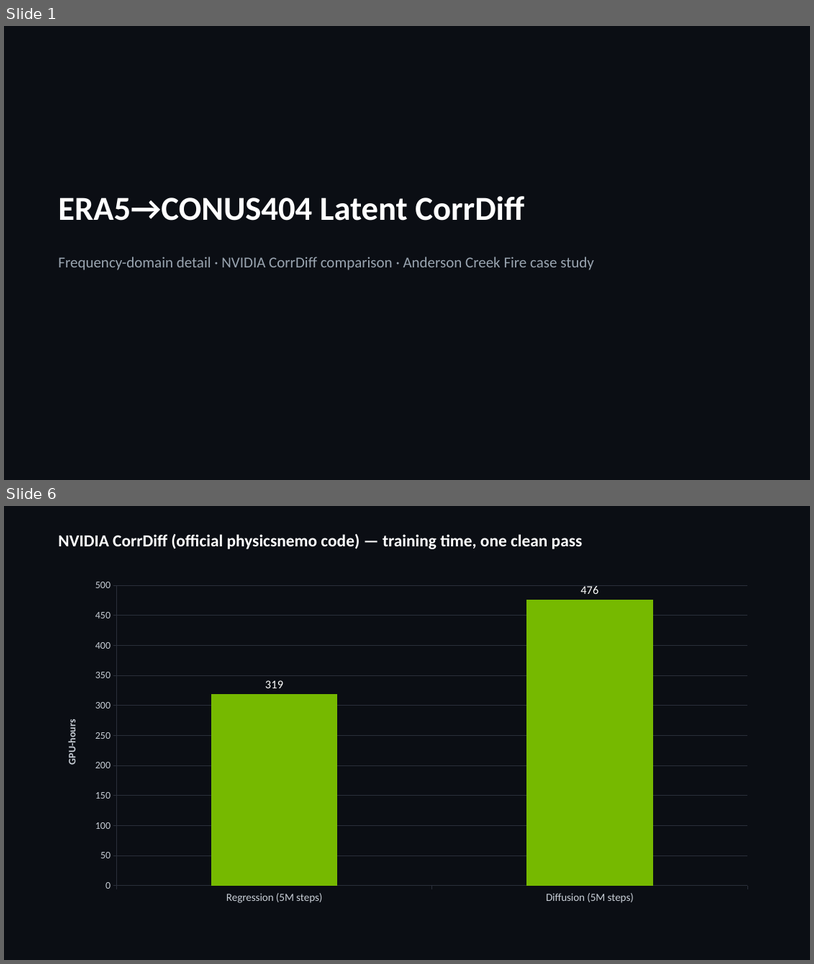
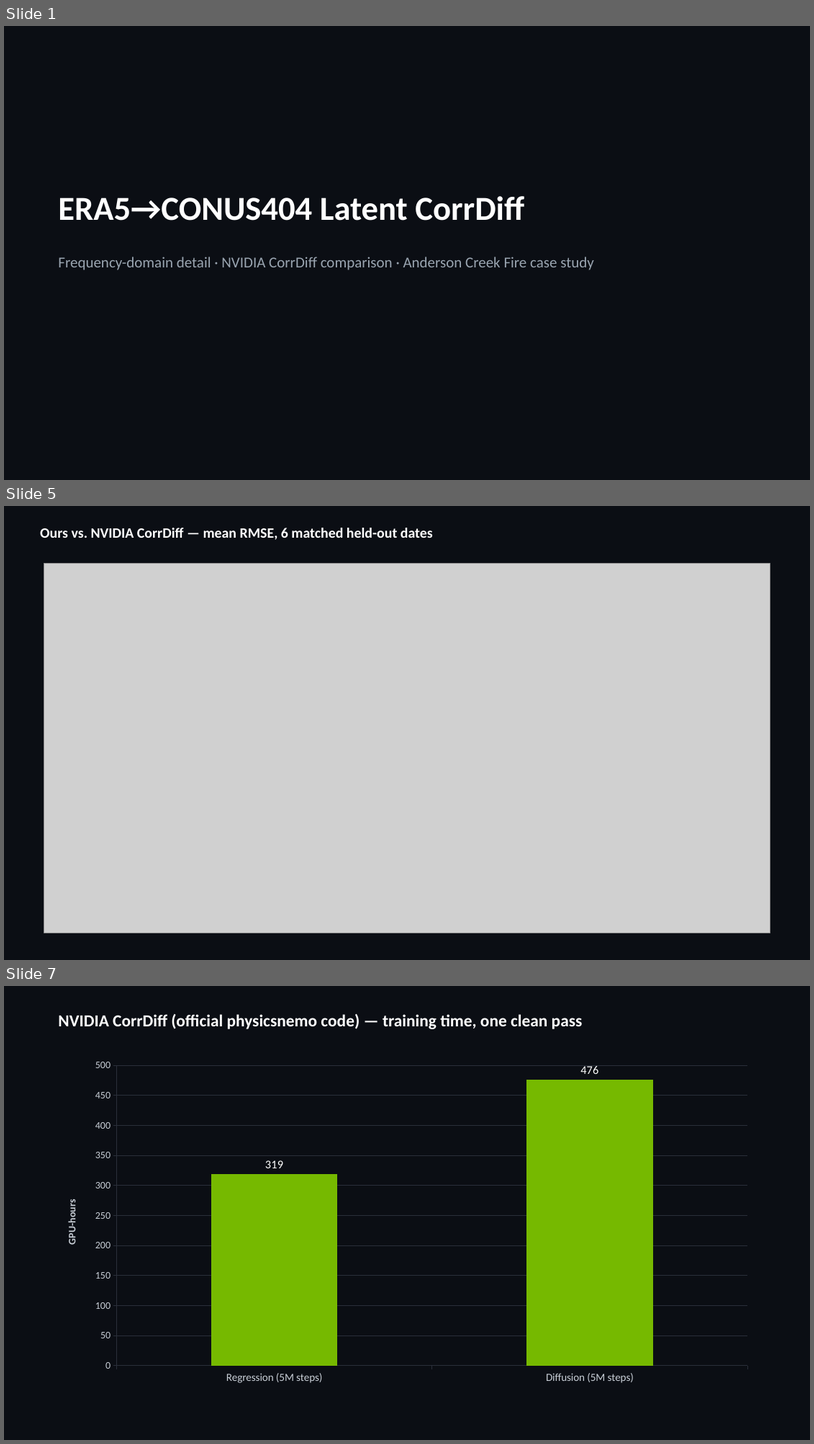
Before and after one commit to milhud/diffusion_downscaling_model, a slide deck: results/corrdiff_comparison/corrdiff_benchmark_slides.pptx. Shown one above the other, each under a label of ours: slides 1 and 6 before the commit, slides 1, 5 and 7 after it; the slides between them are not shown. The pictures are 814x964 and 814x1444 pixels, drawn with LibreOffice and Linux fonts; fonts in the diff are those of the drawing; grey boxes stand for pictures. Boxes give left, top, right and bottom in pixels: in the first picture for what was removed or moved away, otherwise in the second. Text is boxed around its words. In the diff, an @@ line names an element or a change of style, - is before the commit and + after.

```diff
--- a/results/corrdiff_comparison/corrdiff_benchmark_slides.pptx
+++ b/results/corrdiff_comparison/corrdiff_benchmark_slides.pptx
@@ slide 5 added at box(4, 506, 810, 960), background #0B0E14 @@
@@ text added at box(40, 528, 433, 540), 17 pt, text #FFFFFF, bold @@
+Ours vs. NVIDIA CorrDiff — mean RMSE, 6 matched held-out dates
@@ picture added at box(44, 564, 771, 932) @@
@@ what was slide 6 is now slide 7 @@
```
Also in this commit, not shown: 18 other slides added, 11 slides removed, 25 other files.
